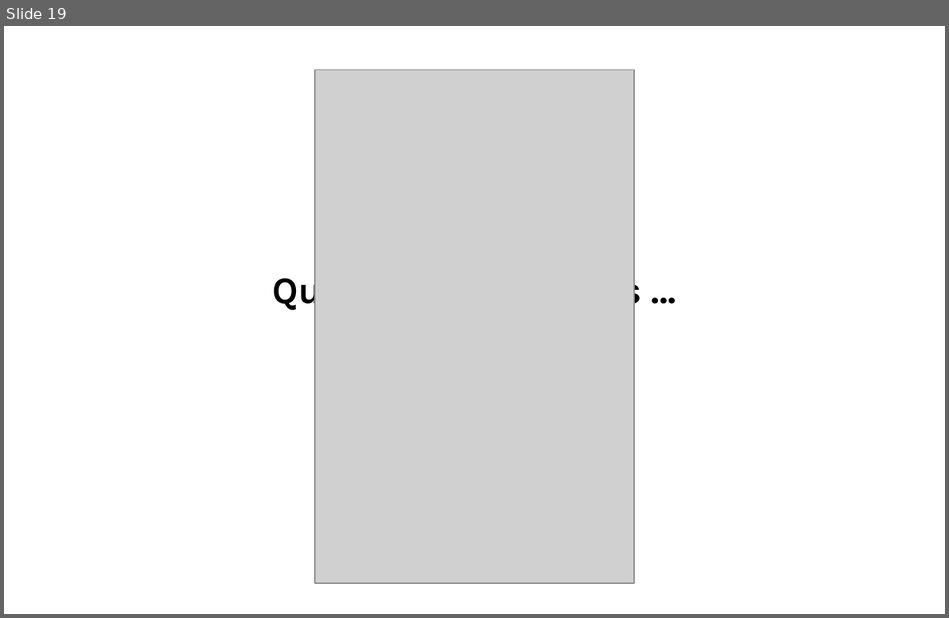
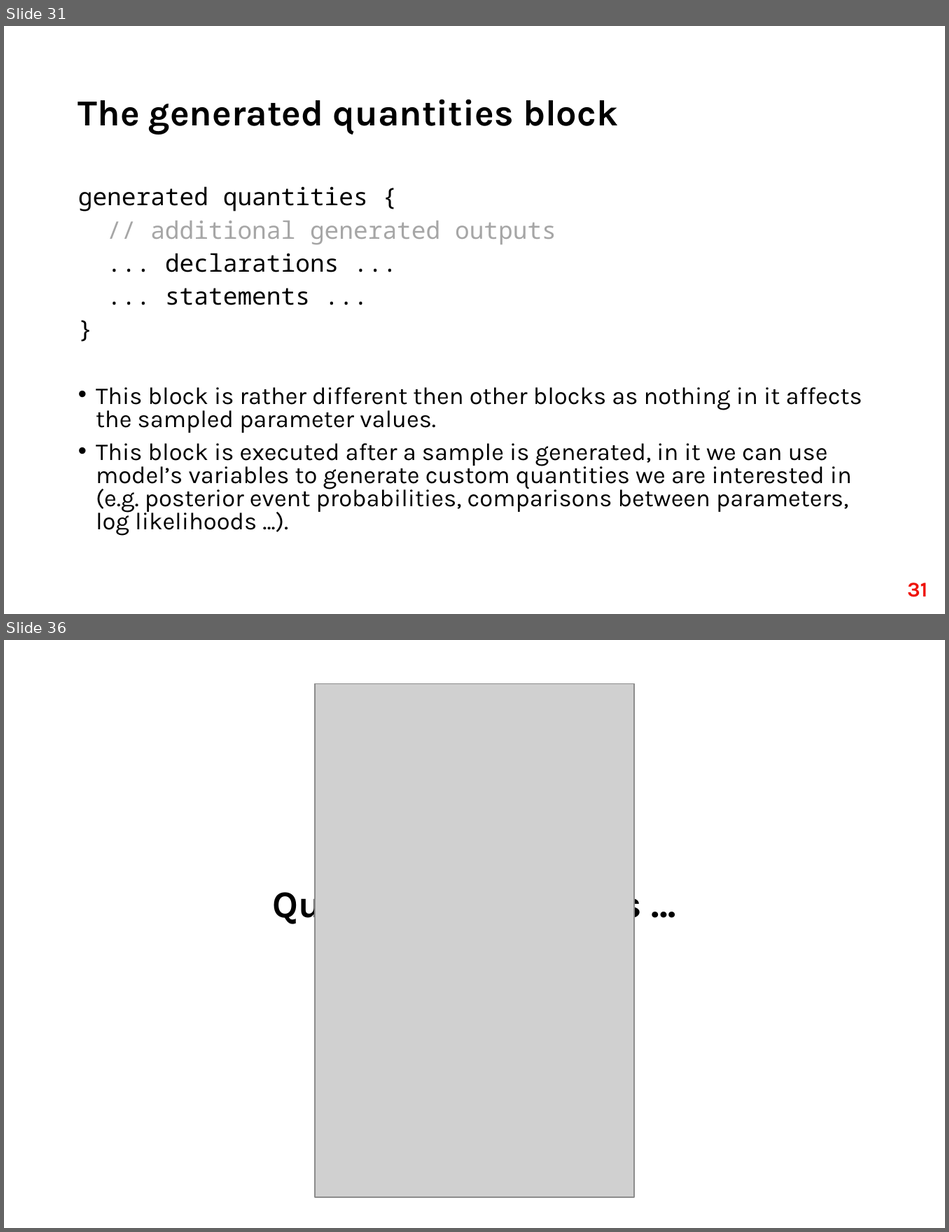
Before and after one commit to fri-datascience/course_bs, a slide deck: Session_03_Probabilistic_programming/Probabilistic_programming.pptx. Shown one above the other, each under a label of ours: slide 19 before the commit, slides 31 and 36 after it; the slides between them are not shown. The pictures are 949x618 and 949x1232 pixels, drawn with LibreOffice and Linux fonts; fonts in the diff are those of the drawing; grey boxes stand for pictures. Boxes give left, top, right and bottom in pixels: in the first picture for what was removed or moved away, otherwise in the second. Text is boxed around its words. In the diff, an @@ line names an element or a change of style, - is before the commit and + after.

```diff
--- a/Session_03_Probabilistic_programming/Probabilistic_programming.pptx
+++ b/Session_03_Probabilistic_programming/Probabilistic_programming.pptx
@@ slide 31 added at [4, 26, 945, 614], background #FFFFFF @@
@@ title added at [78, 99, 618, 134], 28 pt, text #000000, bold @@
+The generated quantities block
@@ text added at [78, 186, 862, 536], 18.5 pt, text #000000 @@
+generated quantities {
+// additional generated outputs
+... declarations ...
+... statements ...
+}
+• This block is rather different then other blocks as nothing in it affects the sampled parameter values.
+• This block is executed after a sample is generated, in it we can use model’s variables to generate custom quantities we are interested in (e.g. posterior event probabilities, comparisons between parameters, log likelihoods ...).
@@ page number added at [907, 582, 927, 597], 16 pt, text #EF1209, bold @@
+31
@@ what was slide 19 is now slide 36 @@
```
Also in this commit, not shown: 4 slides changed, 16 other slides added, 2 other files.
